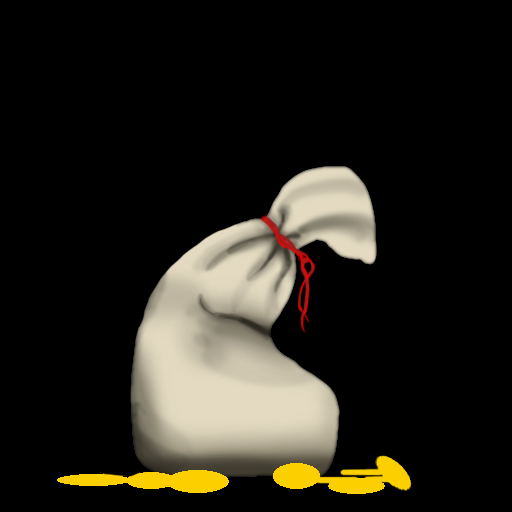
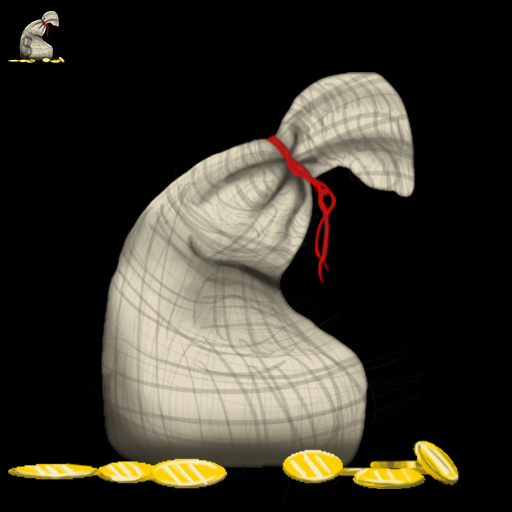
The second w=512, h=512 image is a revision of the first. Changes to its layers:
added layer "$" above "Gold copy" over [19, 31, 37, 63]
added layer "Gold copy" above "Source" over [8, 10, 65, 64]
added group "Source" with 3 layers above "BG" over [8, 68, 460, 507]
moved "Gold" into group "Source", painted on it over [8, 440, 460, 494]
moved "String" into group "Source", painted on it over [259, 119, 336, 334]
moved "Pouch" into group "Source", painted on it over [82, 68, 433, 507]
